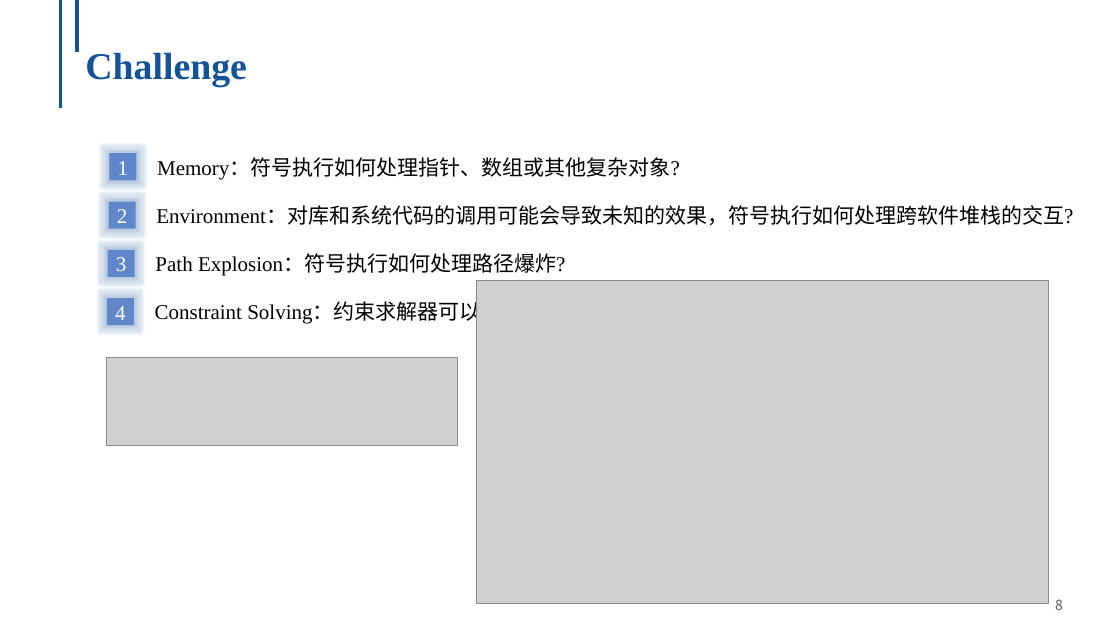
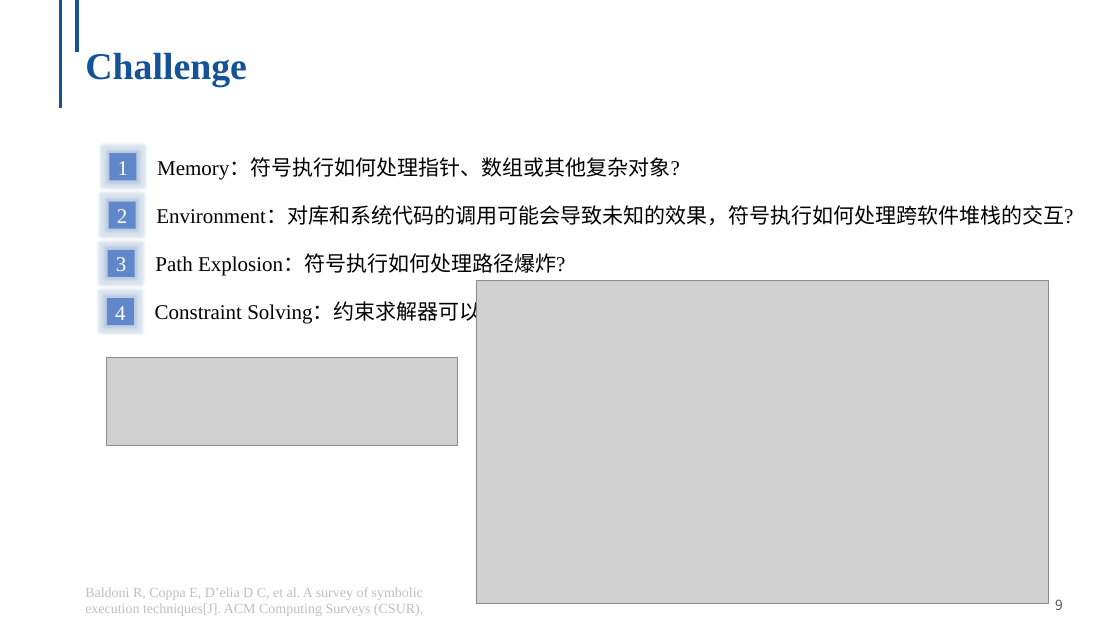
Before and after one commit to NingmoRain/NingmoRain.github.io, a slide deck: slide 9 of files/Survey__Symbolic_Execution.pptx (slide 8 before the commit). Drawn at 1120x630 pixels with LibreOffice and Linux fonts; fonts in the diff are those of the drawing; grey boxes stand for pictures; background and template pictures are left out. Boxes give left, top, right and bottom in pixels: in the first picture for what was removed or moved away, otherwise in the second. Text is boxed around its words. In the diff, an @@ line names an element or a change of style, - is before the commit and + after.

```diff
--- a/files/Survey__Symbolic_Execution.pptx
+++ b/files/Survey__Symbolic_Execution.pptx
@@ text added at <box>85,587,423,616</box>, 12 pt, text #BFBFBF @@
+Baldoni R, Coppa E, D’elia D C, et al. A survey of symbolic execution techniques[J]. ACM Computing Surveys (CSUR),
@@ page number at <box>1055,599,1063,610</box>: text changed @@
-8
+9
```
Also in this commit, not shown: 9 other slides changed, 4 slides added, 1 slide removed, 7 other files.
